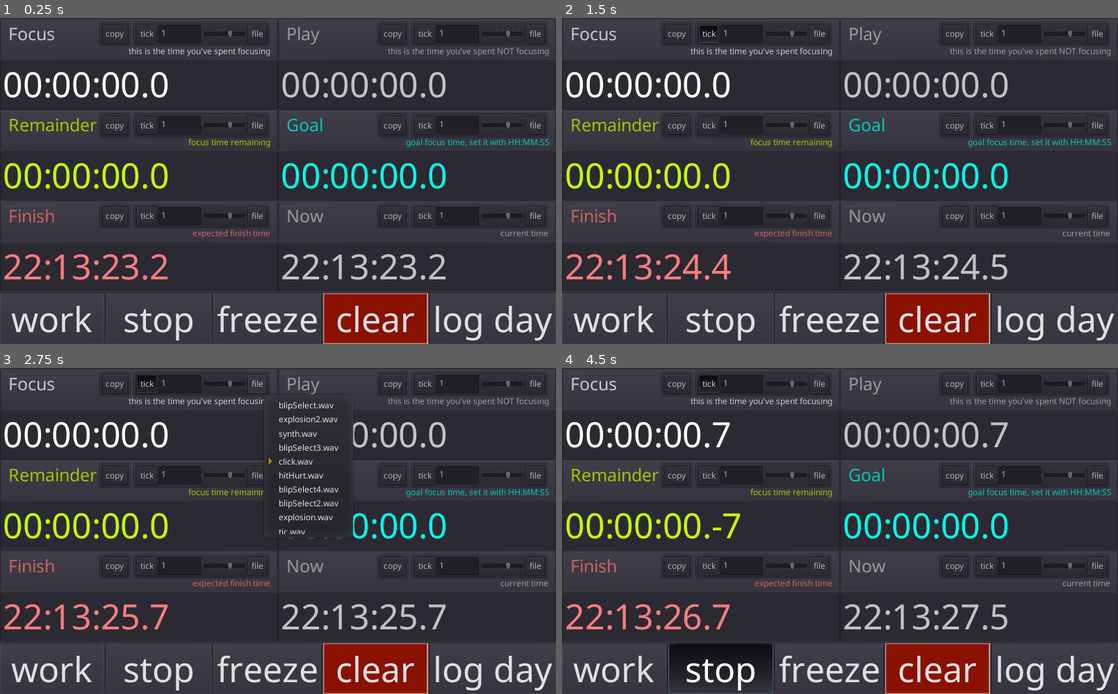
Above: before the commit, frames 1-4 (two rows, left to right).
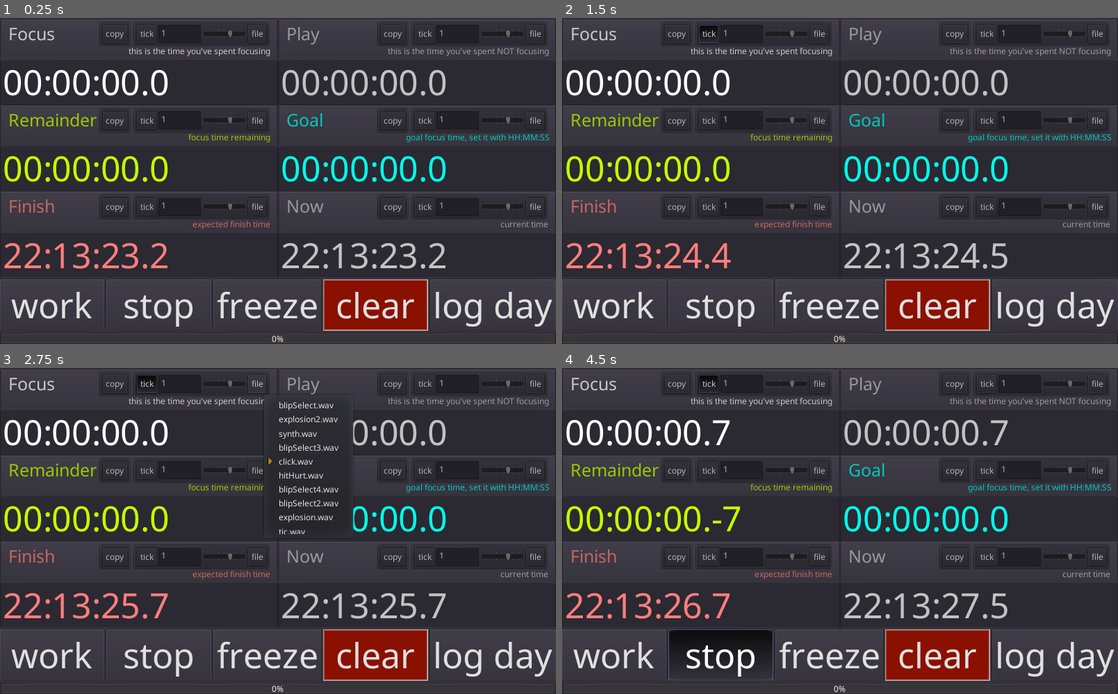
Above: after the commit, the same moments.

Repository: Streq/workplaytimer
Game: Godot game, scene res://main.tscn
The game is run twice, just before and just after one commit, with the same random seed, the same clock (stepped at 60 frames per second) and the same inputs.
Inputs:
- Up to frame 1 (0.25 s): no input
- Up to frame 2 (1.5 s): click "copy" at 0.5 s; click "tick" at 1.25 s
- Up to frame 3 (2.75 s): click "file" at 2 s
- Up to frame 4 (4.5 s): click "work" at 2.75 s; click "play" at 3.5 s; click "stop" at 4.25 s

The runs differ from the first frame. In frame 1, 16% of the frame differs, in the area x 0-100%, y 15-100%; in frame 2, 16%; in frame 3, 15%; in frame 4, 17%.

Commit message:
progress bar

Diff:
--- a/main.tscn
+++ b/main.tscn
@@ -8,6 +8,7 @@
 [ext_resource path="res://now.gd" type="Script" id=6]
 [ext_resource path="res://expected_finish.gd" type="Script" id=7]
 [ext_resource path="res://assets/fonts/small_font.tres" type="DynamicFont" id=8]
+[ext_resource path="res://progress.gd" type="Script" id=9]
 
 [sub_resource type="DynamicFont" id=5]
 font_data = ExtResource( 4 )
@@ -45,6 +46,9 @@
 border_width_bottom = 3
 border_blend = true
 
+[sub_resource type="StyleBoxFlat" id=9]
+bg_color = Color( 0.242833, 0.31, 0, 1 )
+
 [node name="main" type="Control"]
 anchor_right = 1.0
 anchor_bottom = 1.0
@@ -73,7 +77,7 @@
 [node name="timers" type="GridContainer" parent="HBoxContainer/VBoxContainer"]
 unique_name_in_owner = true
 margin_right = 1024.0
-margin_bottom = 502.0
+margin_bottom = 475.0
 size_flags_horizontal = 3
 size_flags_vertical = 3
 custom_constants/vseparation = 0
@@ -83,23 +87,23 @@
 [node name="work_timer" parent="HBoxContainer/VBoxContainer/timers" instance=ExtResource( 3 )]
 unique_name_in_owner = true
 margin_right = 512.0
-margin_bottom = 168.0
+margin_bottom = 159.0
 color = Color( 1, 1, 1, 1 )
 
 [node name="play_timer" parent="HBoxContainer/VBoxContainer/timers" instance=ExtResource( 3 )]
 unique_name_in_owner = true
 margin_left = 512.0
 margin_right = 1024.0
-margin_bottom = 168.0
+margin_bottom = 159.0
 color = Color( 0.764706, 0.764706, 0.764706, 1 )
 title = "Play"
 description = "this is the time you've spent NOT focusing"
 
 [node name="remainder" parent="HBoxContainer/VBoxContainer/timers" instance=ExtResource( 3 )]
 unique_name_in_owner = true
-margin_top = 168.0
+margin_top = 159.0
 margin_right = 512.0
-margin_bottom = 335.0
+margin_bottom = 317.0
 script = ExtResource( 1 )
 color = Color( 0.780392, 1, 0, 1 )
 title = "Remainder"
@@ -110,9 +114,9 @@
 [node name="work_goal" parent="HBoxContainer/VBoxContainer/timers" instance=ExtResource( 3 )]
 unique_name_in_owner = true
 margin_left = 512.0
-margin_top = 168.0
-margin_right = 1024.0
-margin_bottom = 335.0
+margin_top = 159.0
+margin_right = 1024.0
+margin_bottom = 317.0
 script = ExtResource( 5 )
 color = Color( 0, 1, 0.929412, 1 )
 title = "Goal"
@@ -120,9 +124,9 @@
 
 [node name="expected_finish" parent="HBoxContainer/VBoxContainer/timers" instance=ExtResource( 3 )]
 unique_name_in_owner = true
-margin_top = 335.0
+margin_top = 317.0
 margin_right = 512.0
-margin_bottom = 502.0
+margin_bottom = 475.0
 script = ExtResource( 7 )
 color = Color( 1, 0.498039, 0.498039, 1 )
 title = "Finish"
@@ -135,9 +139,9 @@
 [node name="now" parent="HBoxContainer/VBoxContainer/timers" instance=ExtResource( 3 )]
 unique_name_in_owner = true
 margin_left = 512.0
-margin_top = 335.0
-margin_right = 1024.0
-margin_bottom = 502.0
+margin_top = 317.0
+margin_right = 1024.0
+margin_bottom = 475.0
 script = ExtResource( 6 )
 color = Color( 0.764706, 0.764706, 0.764706, 1 )
 title = "Now"
@@ -145,9 +149,9 @@
 text = "00:00:00.0"
 
 [node name="buttons" type="HBoxContainer" parent="HBoxContainer/VBoxContainer"]
-margin_top = 506.0
-margin_right = 1024.0
-margin_bottom = 600.0
+margin_top = 479.0
+margin_right = 1024.0
+margin_bottom = 573.0
 
 [node name="play" type="Button" parent="HBoxContainer/VBoxContainer/buttons"]
 unique_name_in_owner = true
@@ -193,6 +197,17 @@
 size_flags_horizontal = 3
 text = "log day"
 
+[node name="progress" type="ProgressBar" parent="HBoxContainer/VBoxContainer"]
+margin_top = 577.0
+margin_right = 1024.0
+margin_bottom = 600.0
+size_flags_vertical = 1
+custom_fonts/font = ExtResource( 8 )
+custom_styles/fg = SubResource( 9 )
+script = ExtResource( 9 )
+goal_path = NodePath("../timers/work_goal")
+timer_path = NodePath("../timers/work_timer")
+
 [node name="Control2" type="Control" parent="HBoxContainer"]
 visible = false
 margin_left = 992.0
--- /dev/null
+++ b/progress.gd
@@ -0,0 +1,17 @@
+extends ProgressBar
+
+
+export var goal_path : NodePath
+onready var goal : TimeLabel  = get_node(goal_path)
+export var timer_path : NodePath
+onready var timer : TimeLabel = get_node(timer_path)
+
+func _ready():
+	yield(owner,"ready")
+	timer.connect("updated",self,"update_progress")
+
+func update_progress():
+	var target = goal.msec
+	var current = timer.msec
+	if target > 0:
+		ratio = clamp(float(current) / float(target), 0.0, 1.0)
--- a/time_label.gd
+++ b/time_label.gd
@@ -17,7 +17,7 @@
 	FileUtils.save_json_file(SAVE_PATH, {"msec":msec})
 func load_():
 	var save_state = FileUtils.load_json_file_as_dict(SAVE_PATH)
-	if save_state!=null and "msec" in save_state:
+	if save_state != null and "msec" in save_state:
 		msec = save_state.msec
 	render_text()
 func set_msec(val):
Not shown: 1 places in main.tscn that only renumber resources
